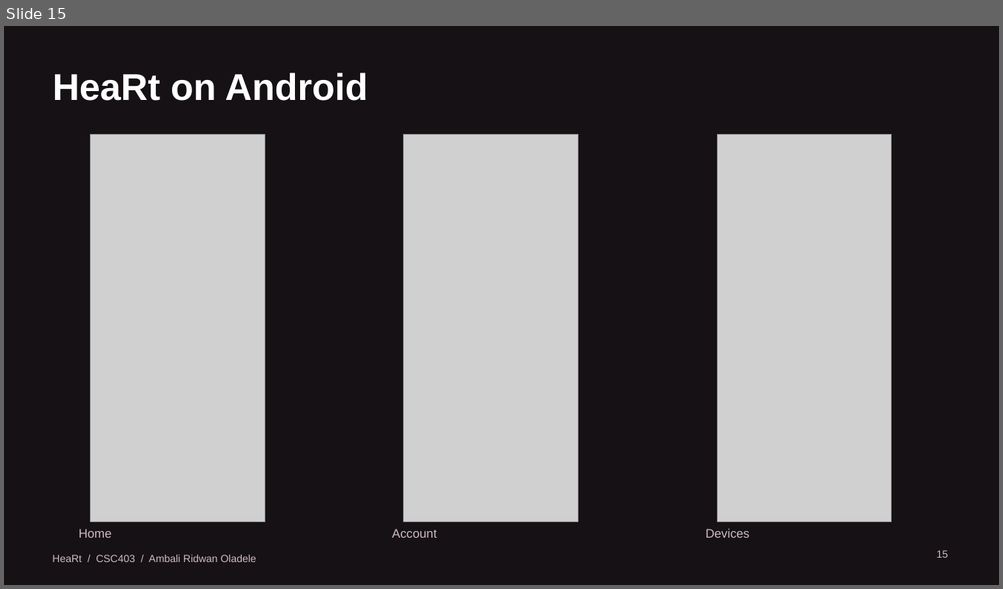
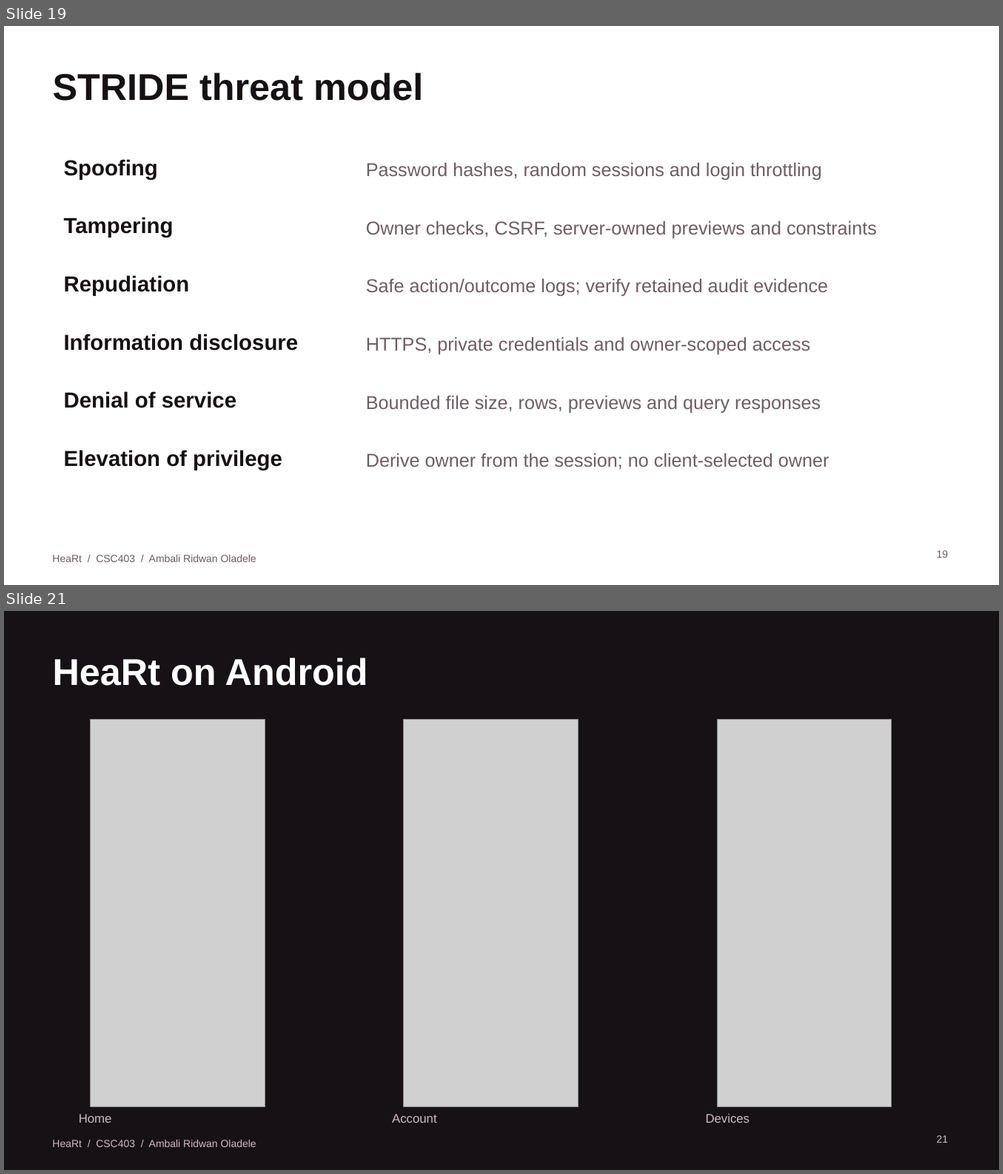
Before and after one commit to iamRed-One/heart-rate-monitor, a slide deck: docs/presentation/HeaRt-Project-Demonstration.pptx. Shown one above the other, each under a label of ours: slide 15 before the commit, slides 19 and 21 after it; the slides between them are not shown. The pictures are 1003x589 and 1003x1174 pixels, drawn with LibreOffice and Linux fonts; fonts in the diff are those of the drawing; grey boxes stand for pictures. Boxes give left, top, right and bottom in pixels: in the first picture for what was removed or moved away, otherwise in the second. Text is boxed around its words. In the diff, an @@ line names an element or a change of style, - is before the commit and + after.

```diff
--- a/docs/presentation/HeaRt-Project-Demonstration.pptx
+++ b/docs/presentation/HeaRt-Project-Demonstration.pptx
@@ slide 19 added at <box>4,26,999,585</box>, background #FFFFFF @@
@@ title added at <box>53,73,423,101</box>, 36 pt, text #151114, bold @@
+STRIDE threat model
@@ text added at <box>64,159,158,180</box>, 21 pt, text #151114, bold @@
+Spoofing
@@ text added at <box>366,162,822,180</box>, 18 pt, text #6E5D65 @@
+Password hashes, random sessions and login throttling
@@ text added at <box>64,217,173,238</box>, 21 pt, text #151114, bold @@
+Tampering
@@ text added at <box>366,221,876,238</box>, 18 pt, text #6E5D65 @@
+Owner checks, CSRF, server-owned previews and constraints
@@ text added at <box>64,275,190,296</box>, 21 pt, text #151114, bold @@
+Repudiation
@@ text added at <box>366,278,828,296</box>, 18 pt, text #6E5D65 @@
+Safe action/outcome logs; verify retained audit evidence
@@ text added at <box>64,334,298,351</box>, 21 pt, text #151114, bold @@
+Information disclosure
@@ text added at <box>366,337,810,355</box>, 18 pt, text #6E5D65 @@
+HTTPS, private credentials and owner-scoped access
@@ text added at <box>64,392,236,409</box>, 21 pt, text #151114, bold @@
+Denial of service
@@ text added at <box>366,395,820,413</box>, 18 pt, text #6E5D65 @@
+Bounded file size, rows, previews and query responses
@@ text added at <box>64,450,282,471</box>, 21 pt, text #151114, bold @@
+Elevation of privilege
@@ text added at <box>366,453,829,469</box>, 18 pt, text #6E5D65 @@
+Derive owner from the session; no client-selected owner
@@ text added at <box>52,555,256,562</box>, 10 pt, text #6E5D65 @@
+HeaRt / CSC403 / Ambali Ridwan Oladele
@@ page number added at <box>936,551,948,558</box>, 10 pt, text #6E5D65 @@
+19
@@ what was slide 15 is now slide 21 @@
@@ page number at <box>936,1136,948,1143</box>: text changed @@
-15
+21
```
Also in this commit, not shown: 2 slides changed, 18 other slides added, 13 slides removed, 10 other files.
